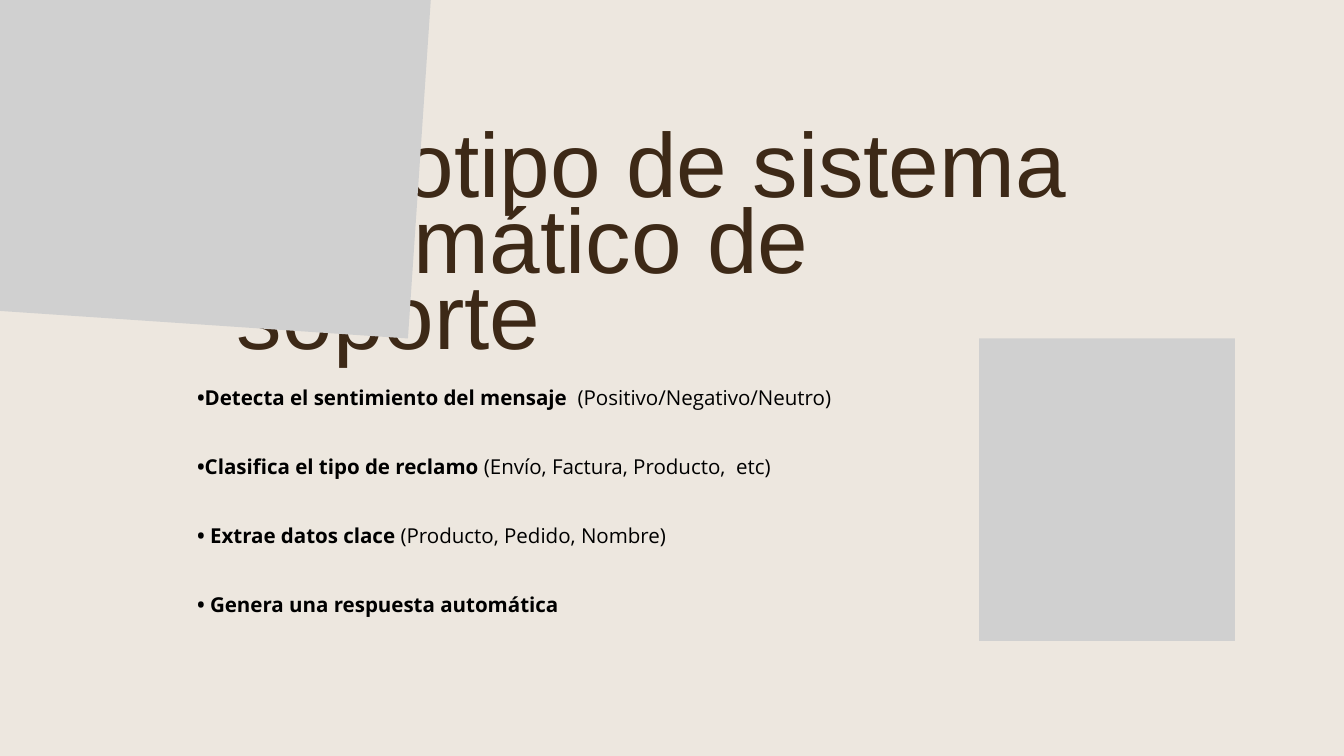
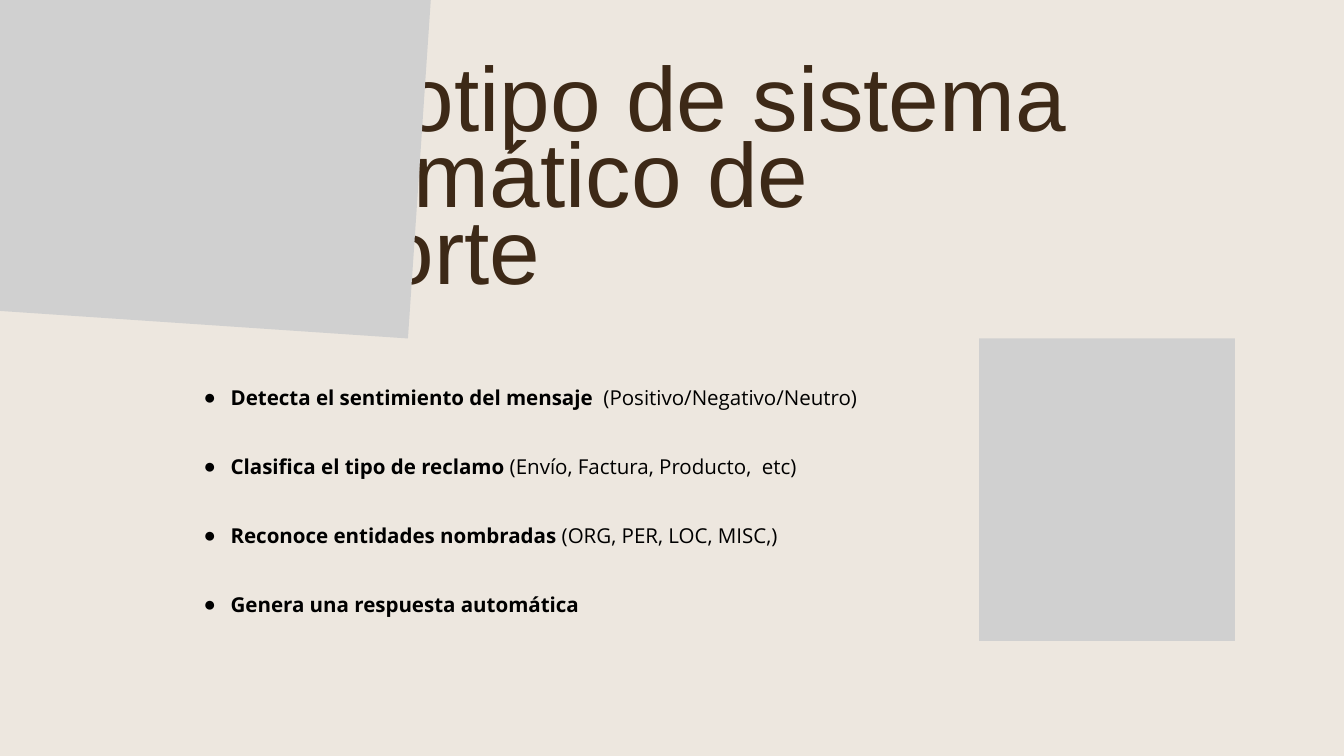
Before and after one commit to diegodulcich/TPH, a slide deck: slide 2 of TP9 - TP INTEGRADOR/presentación-final.TPH.pptx. Drawn at 1344x756 pixels with LibreOffice and Linux fonts; fonts in the diff are those of the drawing; grey boxes stand for pictures. Boxes give left, top, right and bottom in pixels: in the first picture for what was removed or moved away, otherwise in the second. Text is boxed around its words. In the diff, an @@ line names an element or a change of style, - is before the commit and + after.

```diff
--- a/TP9 - TP INTEGRADOR/presentación-final.TPH.pptx
+++ b/TP9 - TP INTEGRADOR/presentación-final.TPH.pptx
@@ text "Prototipo de sistema automático de ..." rewrapped from (x1=237, y1=131, x2=1066, y2=367) to (x1=237, y1=65, x2=1066, y2=285) @@
@@ text at (x1=231, y1=389, x2=857, y2=617): text changed @@
-•Detecta el sentimiento del mensaje (Positivo/Negativo/Neutro)
-•Clasifica el tipo de reclamo (Envío, Factura, Producto, etc)
-• Extrae datos clace (Producto, Pedido, Nombre)
-• Genera una respuesta automática
+● Detecta el sentimiento del mensaje (Positivo/Negativo/Neutro)
+● Clasifica el tipo de reclamo (Envío, Factura, Producto, etc)
+● Reconoce entidades nombradas (ORG, PER, LOC, MISC,)
+● Genera una respuesta automática
```
Also in this commit, not shown: 2 other slides changed, 1 other file.
